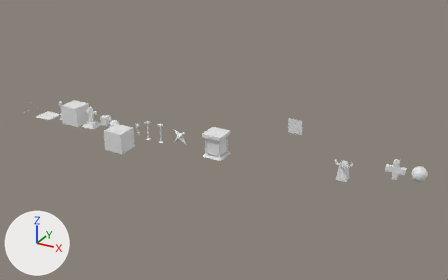
The glTF model public/model.glb, before and after one commit.
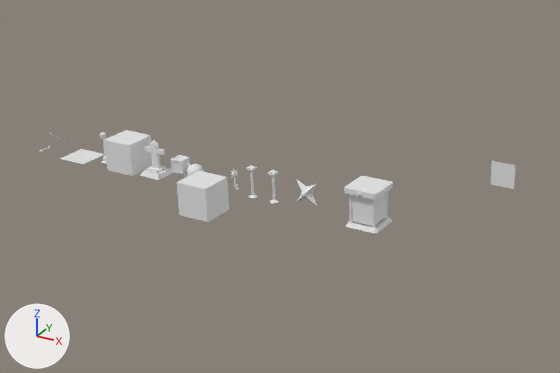
Each version appears first whole from a 50 mm camera at (48.2, -44.1, 24.7) aimed at (21.2, 4.9, 0.3), and next in a close-up on the part from 0% to 73% of the width and 8% to 87% of the height. Arrows for +X, +Y and +Z are at lower left; the lights stay in place. Where no turn or scale is listed for an object, it has been applied to the vertices. Vertices at the same position are counted once.

Before the edit, the objects in view are built like this:
```python
me_cone = bpy.data.meshes.new('Cone')
me_cone.from_pydata(...)  # 491 vertices, 974 faces; spans x -0.707..0.707, y -0.46..0.0, z -0.707..0.707
me_cube_017 = bpy.data.meshes.new('Cube.017')
me_cube_017.from_pydata(...)  # 1164 vertices, 2038 faces; spans x -1.08..1.08, y -1.1..1.06, z 0.0..2.32
me_plane_001 = bpy.data.meshes.new('Plane.001')
me_plane_001.from_pydata([(0.75, 0.0, -0.77), (0.75, 0.0, 0.77), (-0.75, 0.0, -0.77), (-0.75, 0.0, 0.77)], [], [(0, 1, 3), (0, 3, 2)])
me_plane_003 = bpy.data.meshes.new('Plane.003')
me_plane_003.from_pydata([(0.0, -0.75, 0.86), (0.0, -0.75, -0.86), (0.0, 0.75, 0.86), (0.0, 0.75, -0.86)], [], [(0, 1, 3), (0, 3, 2)])
me_plane_005 = bpy.data.meshes.new('Plane.005')
me_plane_005.from_pydata([(0.76, 0.0, 0.86), (0.76, 0.0, -0.86), (-0.76, 0.0, 0.86), (-0.76, 0.0, -0.86)], [], [(0, 1, 3), (0, 3, 2)])
ob_door_1_face2 = bpy.data.objects.new('door_1_face2', me_plane_003)
ob_door_1_face2.location = (22.72, 2.01, 1.15)
ob_door_1_face4 = bpy.data.objects.new('door_1_face4', me_plane_005)
ob_door_1_face4.location = (22.01, 1.28, 1.15)
ob_key2 = bpy.data.objects.new('key2', me_cone)
ob_key2.location = (18.0, 2.02, 1.02)
ob_nbarrierplane = bpy.data.objects.new('nbarrierplane', me_plane_001)
ob_nbarrierplane.location = (26.57, 10.01, 0.91)
ob_ndoor = bpy.data.objects.new('ndoor', me_cube_017)
ob_ndoor.location = (22.02, 2.02, 0.01)
# also in view: 'wall_1' at (13.0, -1.0, 0.9); 'ndecor1' at (7.1, 2.0, 1.1); 'nWall' at (5.0, 2.0, 1.0)
```
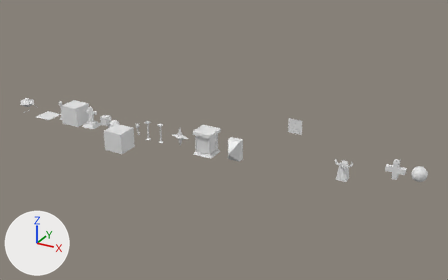
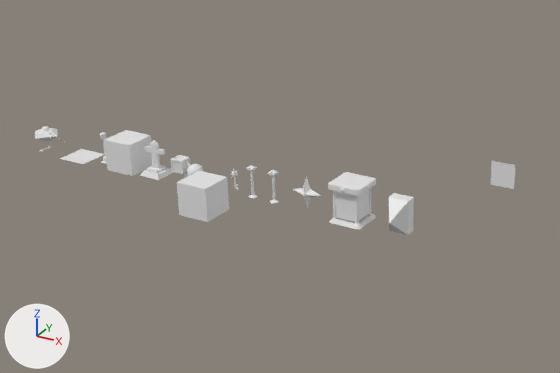
Boxes (x1, y1, x2, y2) around the edits, measured in the close-ups (560 x 373 px):
'ndoor', moved: before (344, 176, 393, 233); after (328, 172, 376, 229)
'door_1_face4', moved: before (352, 195, 372, 226); after (336, 191, 355, 222)
'playerDirection', added: after (389, 193, 414, 235)
'door_1_face2', moved: before (375, 193, 386, 225); after (358, 189, 369, 221)
'key2', mesh turned: before (296, 179, 318, 206); after (293, 176, 321, 209)
'PlayerModel1', added: after (35, 126, 58, 142)

Diff of the bpy script that builds the scene:
```diff
--- a/public/model.glb.py
+++ b/public/model.glb.py
@@ me_cone @@
 me_cone.from_pydata(...)  # 491 vertices, 974 faces; spans x -0.707..0.707, y -0.46..0.0, z -0.707..0.707
 # used by ob_key2; location = (18.0, 2.02, 1.02)
+# me_cone part 1: the whole mesh is turned -45 degrees about the y axis through its middle
@@ me_cone_001 @@
+me_cone_001.from_pydata(...)  # 643 vertices, 1290 faces; spans x -1.0..1.0, y -1.0..1.0, z 0.09..1.15
@@ me_cube @@
+me_cube.from_pydata([(-0.6, -0.3, 0.0), (-0.6, -0.3, 2.0), (-0.6, 0.3, 0.0), (-0.6, 0.3, 2.0), (0.6, -0.3, 0.0), (0.6, -0.3, 2.0), (0.6, 0.3, 0.0), (0.6, 0.3, 2.0), (0.0, -1.3, 1.0)], [], [(0, 1, 3), (0, 3, 2), (2, 3, 7), (2, 7, 6), (6, 7, 5), (6, 5, 4), (1, 0, 8), (2, 6, 4), (2, 4, 0), (7, 3, 1), (7, 1, 5), (0, 4, 8), (5, 1, 8), (4, 5, 8)])
@@ ob_ndoor @@
 ob_ndoor = bpy.data.objects.new('ndoor', me_cube_017)
-ob_ndoor.location = (22.02, 2.02, 0.01)
+ob_ndoor.location = (20.97, 2.02, 0.01)
@@ ob_door_1_face2 @@
 ob_door_1_face2 = bpy.data.objects.new('door_1_face2', me_plane_003)
-ob_door_1_face2.location = (22.72, 2.01, 1.15)
+ob_door_1_face2.location = (21.67, 2.01, 1.15)
@@ ob_door_1_face4 @@
 ob_door_1_face4 = bpy.data.objects.new('door_1_face4', me_plane_005)
-ob_door_1_face4.location = (22.01, 1.28, 1.15)
+ob_door_1_face4.location = (20.96, 1.28, 1.15)
@@ ob_playermodel1 @@
+ob_playermodel1 = bpy.data.objects.new('PlayerModel1', me_cone_001)
+ob_playermodel1.location = (-1.99, 2.03, 0.37)
@@ ob_playerdirection @@
+ob_playerdirection = bpy.data.objects.new('playerDirection', me_cube)
+ob_playerdirection.location = (24.0, 2.02, 0.01)
```
